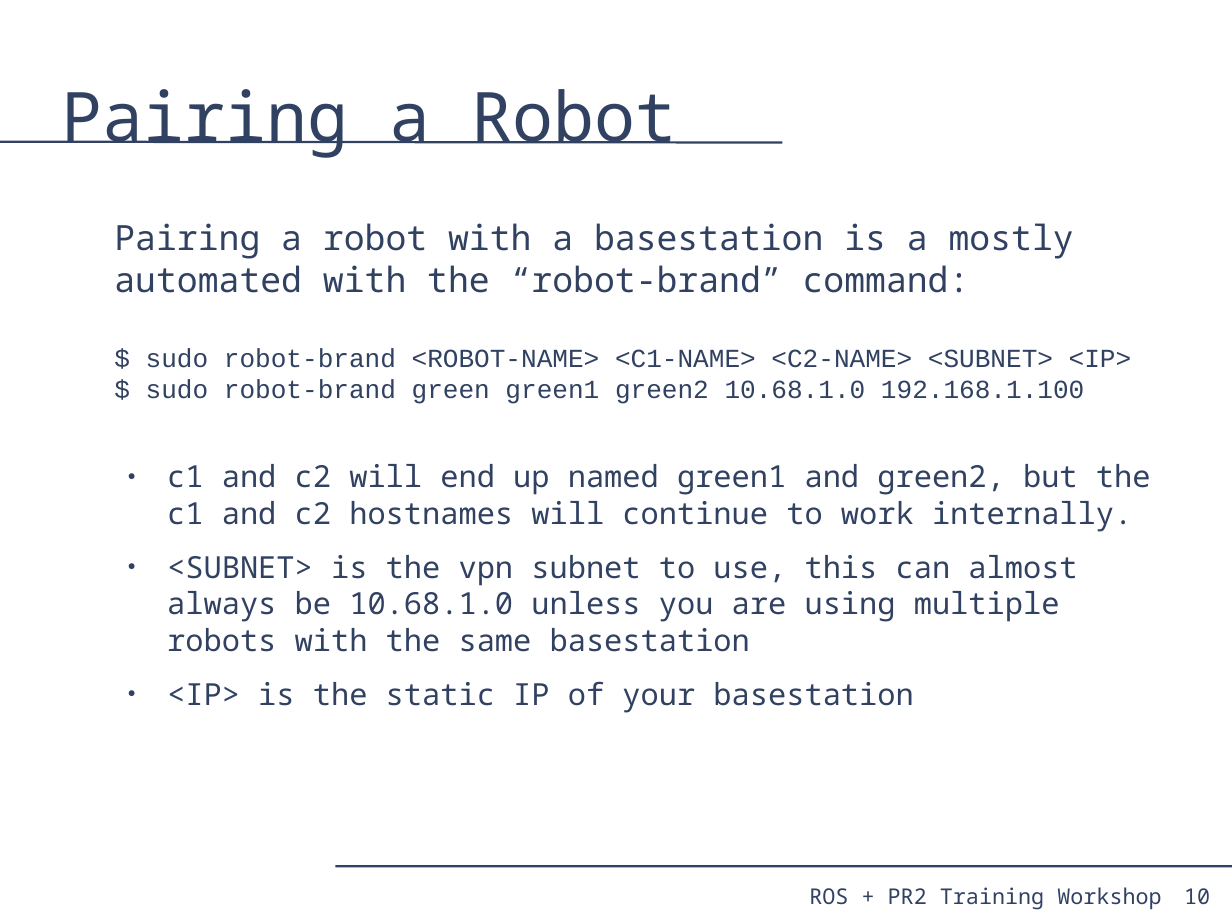
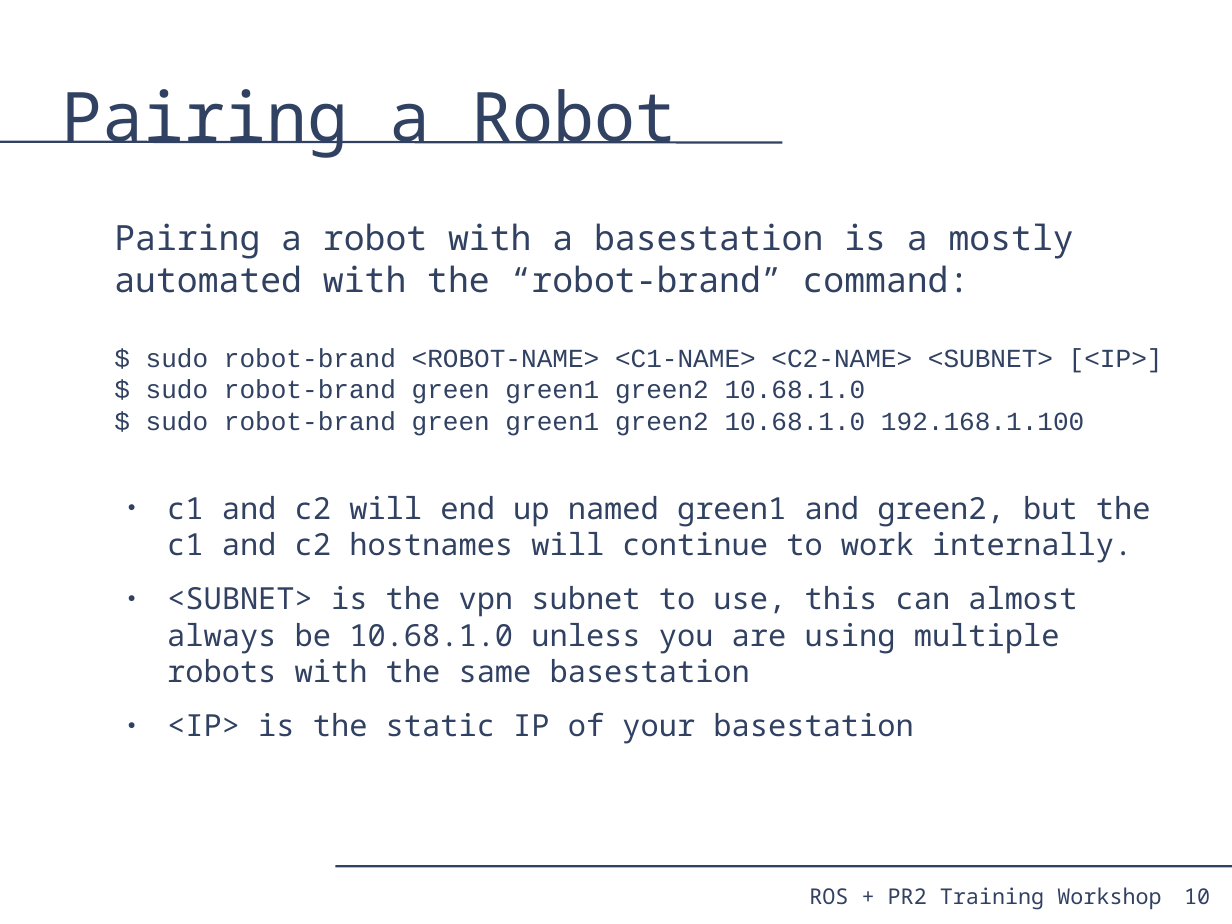
Before and after one commit to PR2/pr2_docs, a slide deck: slide 10 of pr2_training_workshop/installing_base_station/basestation.odp. Drawn at 1232x924 pixels with LibreOffice and Linux fonts; fonts in the diff are those of the drawing. Boxes give left, top, right and bottom in pixels: in the first picture for what was removed or moved away, otherwise in the second. Text is boxed around its words. In the diff, an @@ line names an element or a change of style, - is before the commit and + after.

Commit message:
Small changes to basestation slides

```diff
--- a/pr2_training_workshop/installing_base_station/basestation.odp
+++ b/pr2_training_workshop/installing_base_station/basestation.odp
@@ text at (x1=114, y1=223, x2=1163, y2=436): text changed @@
-Pairing a robot with a basestation is a mostly automated with the “robot-brand” command:
-$ sudo robot-brand <ROBOT-NAME> <C1-NAME> <C2-NAME> <SUBNET> <IP>
-$ sudo robot-brand green green1 green2 10.68.1.0 192.168.1.100
+Pairing a robot with a basestation is a mostly automated with the “robot-brand” command:
+$ sudo robot-brand <ROBOT-NAME> <C1-NAME> <C2-NAME> <SUBNET> [<IP>]
+$ sudo robot-brand green green1 green2 10.68.1.0
+$ sudo robot-brand green green1 green2 10.68.1.0 192.168.1.100
```
Also in this commit, not shown: 1 other slide changed.
